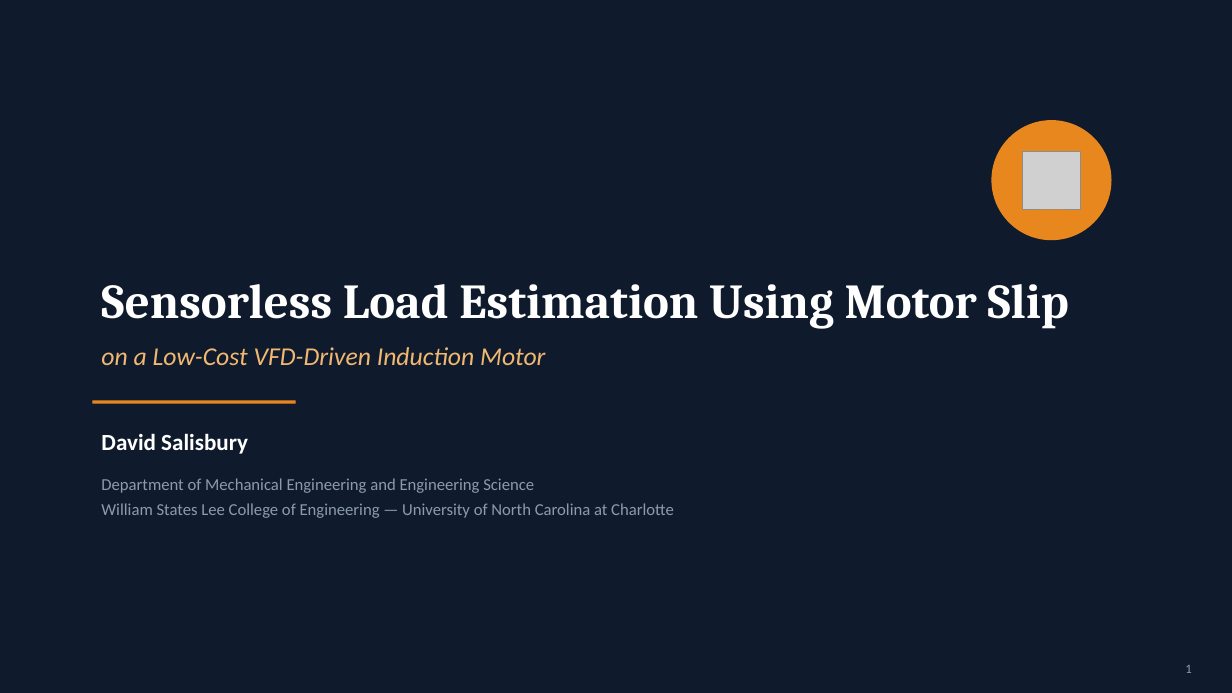
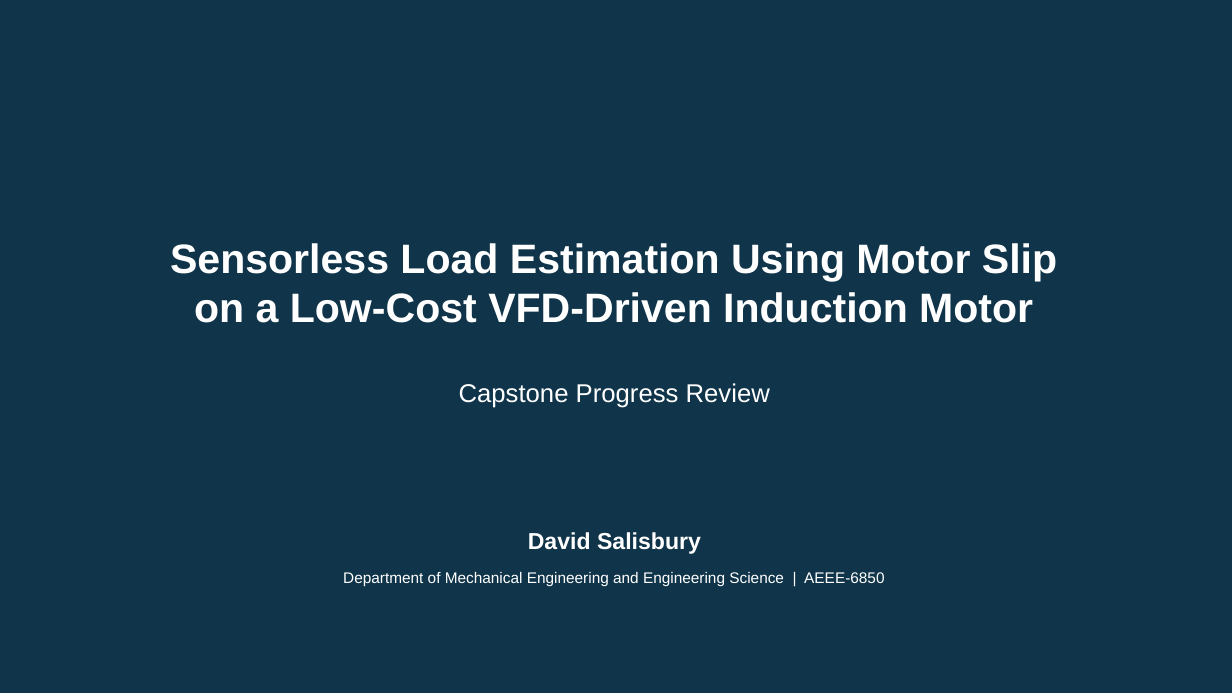
Before and after one commit to David-4529/Capstone, a slide deck: slide 1 of docs/paper/Sensorless_Load_Estimation_Deck.pptx. Drawn at 1232x693 pixels with LibreOffice and Linux fonts; fonts in the diff are those of the drawing; grey boxes stand for pictures; background and template pictures are left out; a plain dark background stands for a picture behind light text. Boxes give left, top, right and bottom in pixels: in the first picture for what was removed or moved away, otherwise in the second. Text is boxed around its words. In the diff, an @@ line names an element or a change of style, - is before the commit and + after.

```diff
--- a/docs/paper/Sensorless_Load_Estimation_Deck.pptx
+++ b/docs/paper/Sensorless_Load_Estimation_Deck.pptx
@@ background #0F1B2D to picture (left out) @@
@@ rectangle added at <box>0,0,1232,693</box>, fill #003B5C at 62% opacity @@
@@ ellipse removed at <box>992,120,1112,240</box> @@
@@ picture removed at <box>1023,152,1080,209</box> @@
@@ text "Sensorless Load Estimation Using Motor ...": place and size @@
-text "Sensorless Load Estimation Using Motor ..." at <box>101,284,1069,328</box>
+text "Sensorless Load Estimation Using Motor ..." at <box>170,243,1057,323</box>
@@ text "Sensorless Load Estimation Using Motor ..." at <box>170,243,1057,323</box>: vertical alignment bottom to middle @@
@@ text at <box>170,243,1057,281</box>: size 38 to 32 pt, font Cambria to Arial in "Sensorless Load Estimation Using Motor Slip"; alignment left to centre; line spacing 1 to 38pt @@
@@ text at <box>194,292,1033,323</box>: paragraph added @@
+on a Low-Cost VFD-Driven Induction Motor
@@ text removed at <box>101,347,545,365</box> @@
-on a Low-Cost VFD-Driven Induction Motor
@@ text added at <box>459,383,770,408</box>, 20 pt, text #FFFFFF @@
+Capstone Progress Review
@@ line removed from (92, 402) to (296, 402) @@
@@ text "David Salisbury": place and size @@
-text "David Salisbury" at <box>101,433,248,454</box>
+text "David Salisbury" at <box>528,532,701,554</box>
@@ text "David Salisbury" at <box>528,532,701,554</box>: font Calibri to Arial; alignment left to centre @@
@@ text at <box>343,572,884,587</box>: text changed; size 13 to 12 pt; font Calibri to Arial; text colour #8C9BAB to #FFFFFF @@
-Department of Mechanical Engineering and Engineering Science
-William States Lee College of Engineering — University of North Carolina at Charlotte
+Department of Mechanical Engineering and Engineering Science | AEEE-6850
@@ page number removed at <box>1185,665,1191,673</box> @@
-1
```
Also in this commit, not shown: 2 other slides changed, 31 slides added, 12 slides removed.
